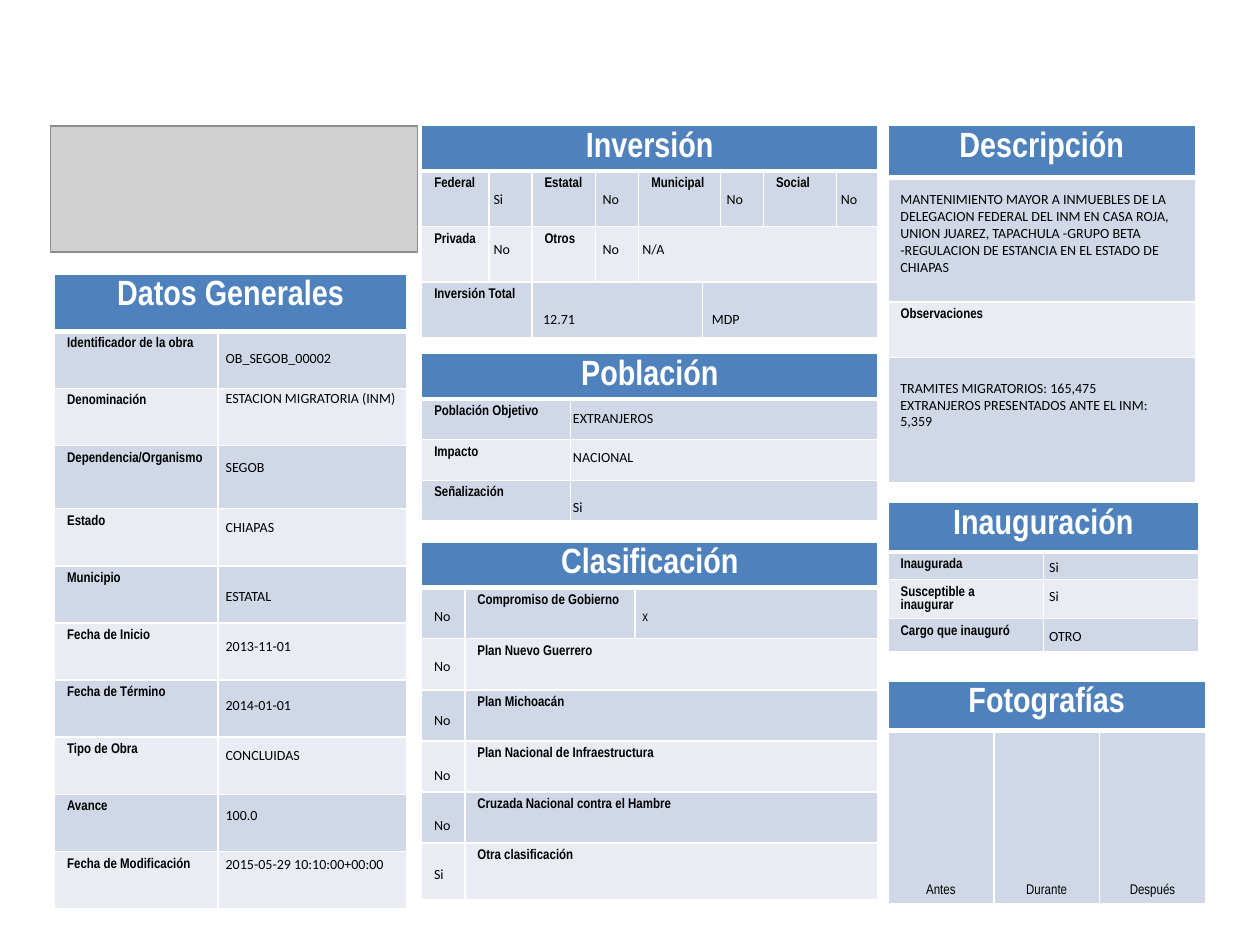
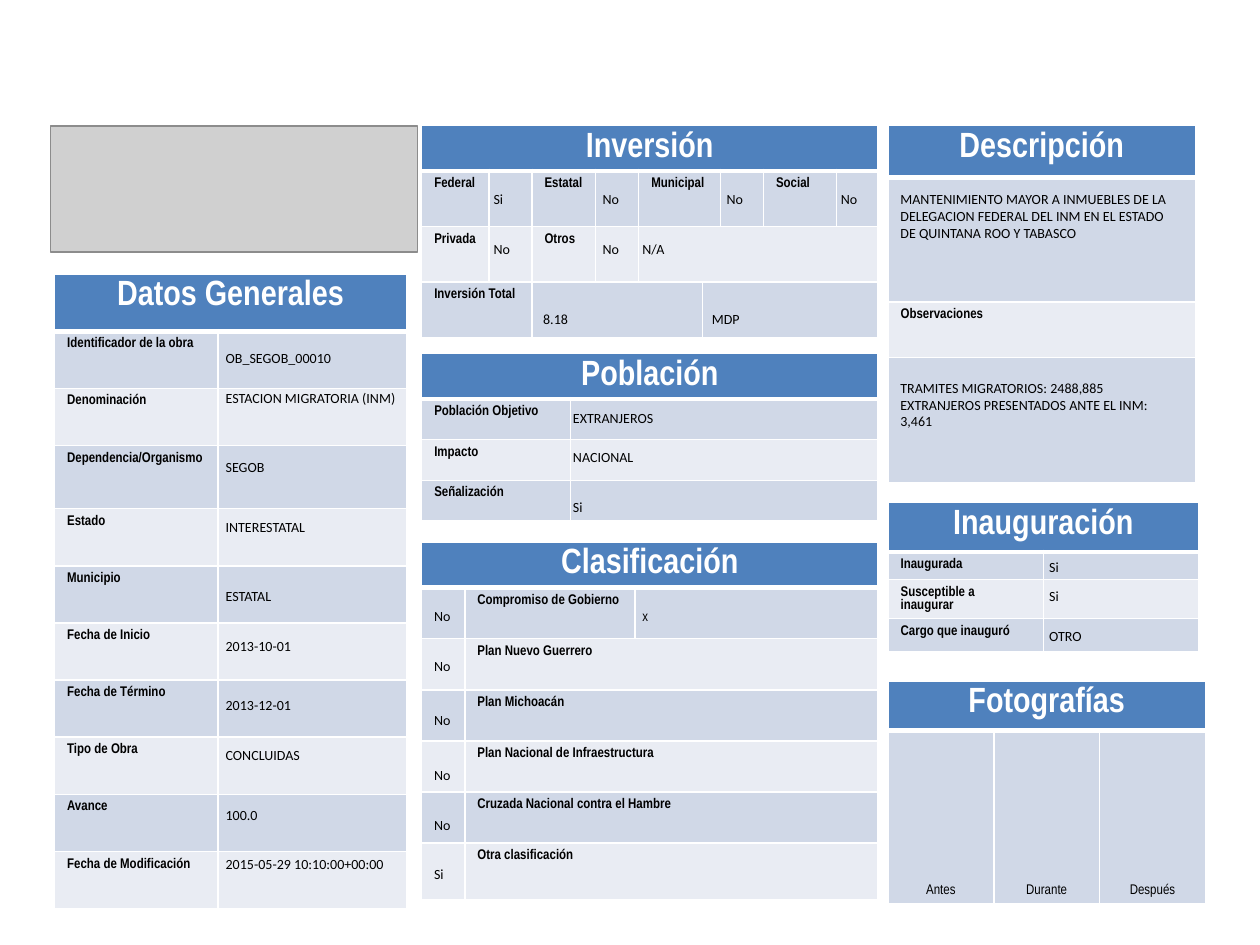
Before and after one commit to fpedro23/djangoObras, a slide deck: slide 1 of obras/static/ppt/ppt-generados/FichaTecnicaObras_1.pptx. Drawn at 1260x945 pixels with LibreOffice and Linux fonts; fonts in the diff are those of the drawing; grey boxes stand for pictures; background and template pictures are left out. Boxes give left, top, right and bottom in pixels: in the first picture for what was removed or moved away, otherwise in the second. Text is boxed around its words. In the diff, an @@ line names an element or a change of style, - is before the commit and + after.

```diff
--- a/obras/static/ppt/ppt-generados/FichaTecnicaObras_1.pptx
+++ b/obras/static/ppt/ppt-generados/FichaTecnicaObras_1.pptx
@@ text at [900,195,1166,240]: text changed @@
-MANTENIMIENTO MAYOR A INMUEBLES DE LA DELEGACION FEDERAL DEL INM EN CASA ROJA, UNION JUAREZ, TAPACHULA -GRUPO BETA -REGULACION DE ESTANCIA EN EL ESTADO DE CHIAPAS
+MANTENIMIENTO MAYOR A INMUEBLES DE LA DELEGACION FEDERAL DEL INM EN EL ESTADO DE QUINTANA ROO Y TABASCO
@@ text at [543,314,568,324]: text changed @@
-12.71
+8.18
@@ text at [226,354,331,365]: text changed @@
-OB_SEGOB_00002
+OB_SEGOB_00010
@@ text at [900,383,1147,428]: text changed @@
-TRAMITES MIGRATORIOS: 165,475 EXTRANJEROS PRESENTADOS ANTE EL INM: 5,359
+TRAMITES MIGRATORIOS: 2488,885 EXTRANJEROS PRESENTADOS ANTE EL INM: 3,461
@@ text at [226,523,306,532]: text changed @@
-CHIAPAS
+INTERESTATAL
@@ text at [226,642,291,651]: text changed @@
-2013-11-01
+2013-10-01
@@ text at [226,701,291,710]: text changed @@
-2014-01-01
+2013-12-01
```
Also in this commit, not shown: 3 other files.
